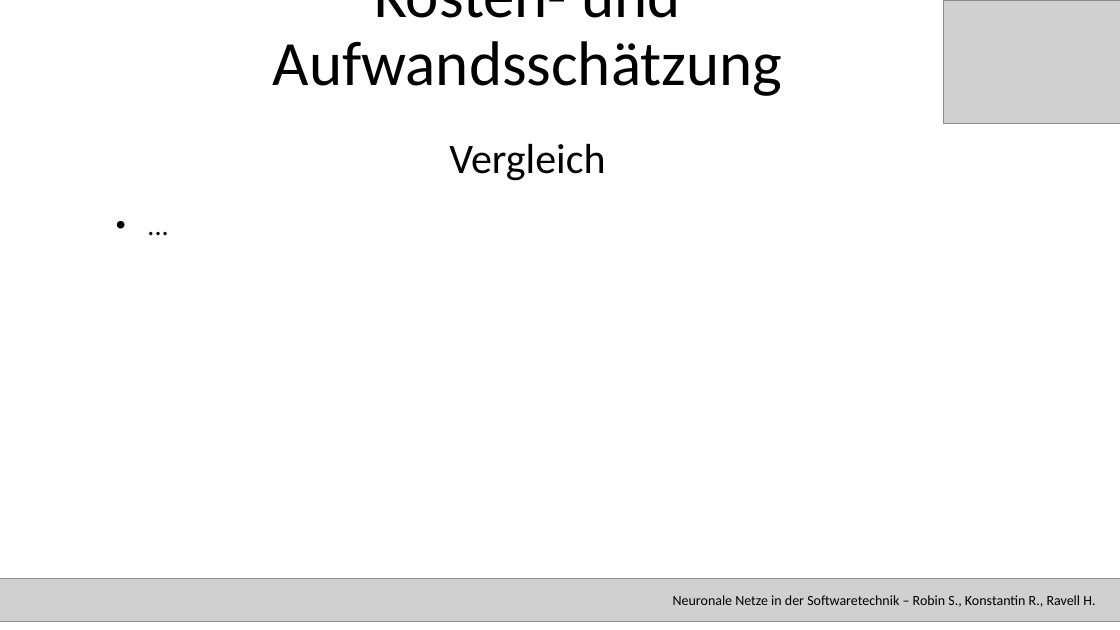
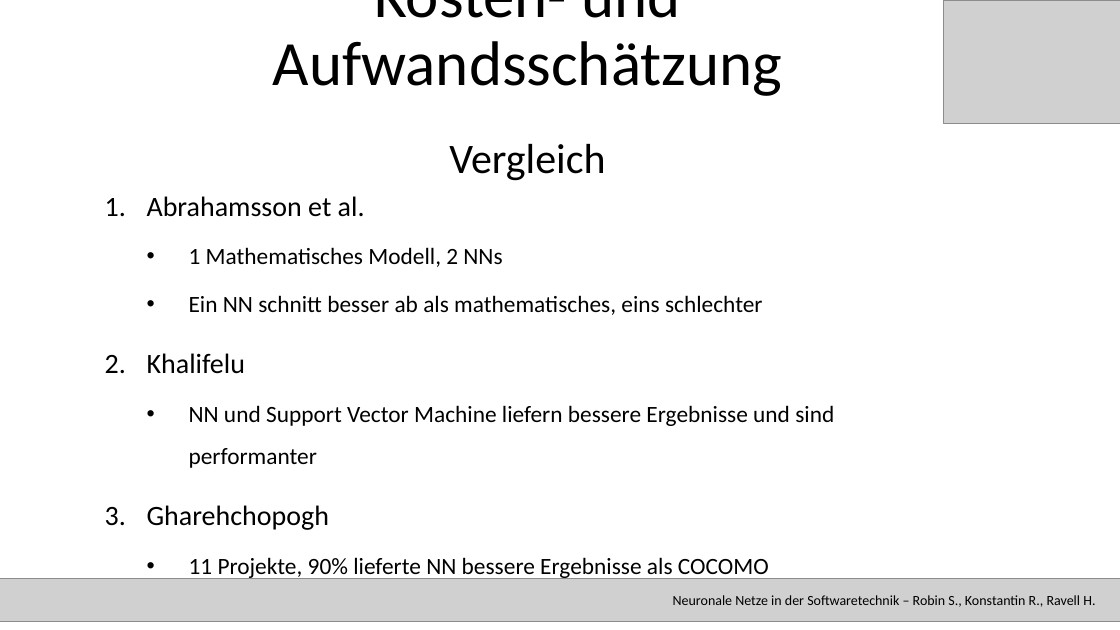
Before and after one commit to RavellHeerdegen/SATElite, a slide deck: slide 27 of SATPräsi.pptx. Drawn at 1120x630 pixels with LibreOffice and Linux fonts; fonts in the diff are those of the drawing; grey boxes stand for pictures. Boxes give left, top, right and bottom in pixels: in the first picture for what was removed or moved away, otherwise in the second. Text is boxed around its words. In the diff, an @@ line names an element or a change of style, - is before the commit and + after.

```diff
--- a/SATPräsi.pptx
+++ b/SATPräsi.pptx
@@ text at (x1=147, y1=196, x2=834, y2=580): text changed; size 24 to 20 pt @@
-• ...
+1. Abrahamsson et al.
+  • 1 Mathematisches Modell, 2 NNs
+  • Ein NN schnitt besser ab als mathematisches, eins schlechter
+2. Khalifelu
+  • NN und Support Vector Machine liefern bessere Ergebnisse und sind performanter
+3. Gharehchopogh
+  • 11 Projekte, 90% lieferte NN bessere Ergebnisse als COCOMO
```
Also in this commit, not shown: 5 other files.
